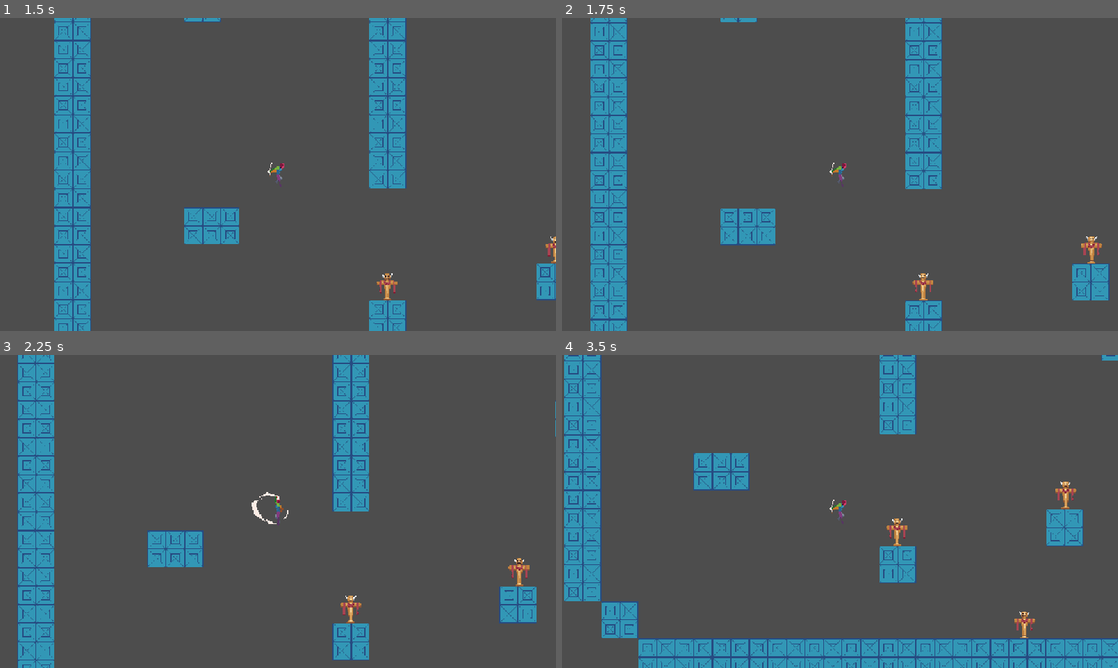
Above: before the commit, frames 1-4 (two rows, left to right).
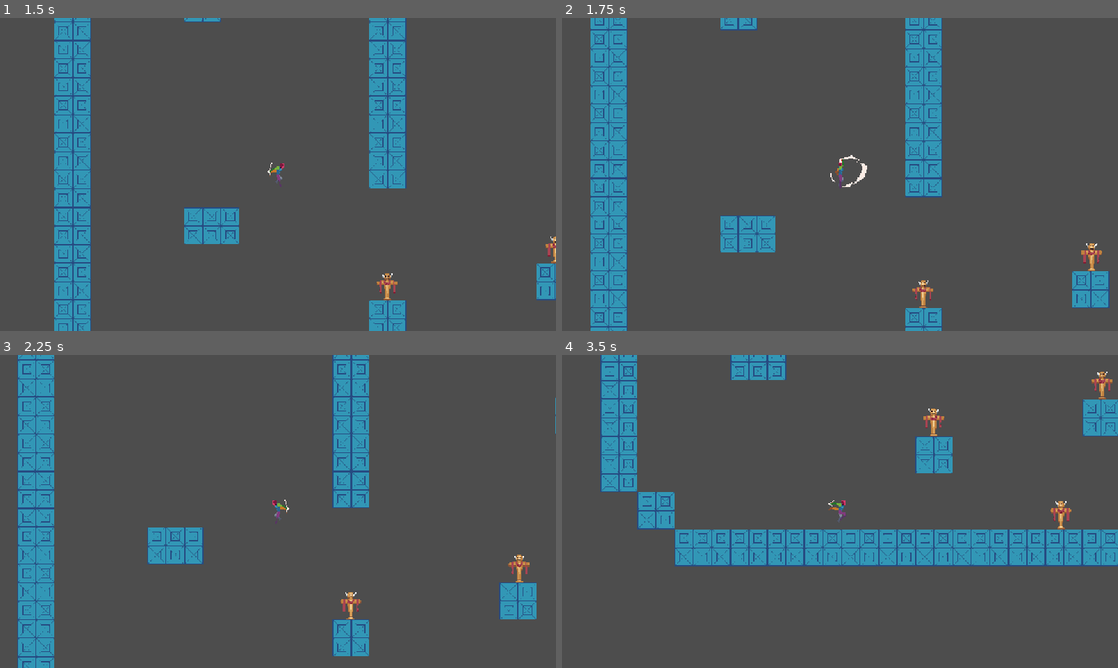
Above: after the commit, the same moments.

Repository: jbradlim08/MindBlade
Game: Godot game, scene res://Scene/level.tscn
Two runs of this game, one before a commit and one after it. Both use one fixed random seed, a clock stepped at 60 frames per second and the inputs below.
Inputs (mouse positions are in pixels of both pictures, inside the frame that each line leads up to):
- Up to frame 1 (1.5 s): tap Enter at 0.5 s; move the mouse to (400, 158) at 0.52 s; hold D (right) from 0.53 s (still down); click (400, 158) at 0.6 s; tap Space (jump) at 0.77, 0.8, 1.07, 1.35 s; move the mouse to (166, 190) at 1.27 s
- Up to frame 2 (1.75 s): keep holding D (right); tap Space (jump) at 1.52 s; click (728, 190) at 1.55 s
- Up to frame 3 (2.25 s): tap Space (jump) at 1.82 s; move the mouse to (333, 442) at 2.02 s; release D (right) at 2.03 s; hold A (left) from 2.03 s (still down); click (333, 442) at 2.1 s
- Up to frame 4 (3.5 s): tap Space (jump) at 2.3, 3.02, 3.32 s; move the mouse to (812, 574) at 2.77 s; release A (left) at 2.78 s; hold D (right) from 2.78 s (still down); tap Middle mouse button (middle-mouse) at 2.85 s; click (812, 574) at 3.05 s

Frame 1 is identical in both runs. In frame 2, 5.4% of the frame differs, in the area x 5-99%, y 0-100%; in frame 3, 4.4%; in frame 4, 34%, in the area x 0-100%, y 0-100%.

Commit message:
Add some code to the handle_fall() function, so the jump attack transition won't be cut off by subsequent action

Diff:
--- a/character/base_player.gd
+++ b/character/base_player.gd
@@ -84,7 +84,7 @@
 			SignalManager.on_jump_on_air.emit(global_position)
 
 	# Release early = shorter jump
-	if Input.is_action_just_released("jump") and velocity.y < 0.0:
+	if Input.is_action_just_released("jump") and velocity.y < 0.0 and not is_jump_attack:
 		velocity.y *= jump_cut_multiplier
 
 func reset_jump() -> void:
@@ -93,7 +93,7 @@
 		can_jump_attack = true
 
 func handle_fall() -> void:
-	if Input.is_action_just_pressed("down") and not is_on_floor():
+	if Input.is_action_just_pressed("down") and not is_on_floor() and cur_state != PlayerState.JUMP_ATTACK:
 		velocity.y = fall_velocity
 
 func handle_movement() -> void:
@@ -146,7 +146,7 @@
 			if can_jump_attack:
 				set_state(PlayerState.JUMP_ATTACK)
 
-	if Input.is_action_just_released("left-click") and not is_on_floor():
+	if Input.is_action_just_released("left-click") and not is_on_floor() and cur_state != PlayerState.FALL:
 		velocity.y *= jump_cut_multiplier
 
 
@@ -195,6 +195,7 @@
 
 func jump_attack() -> void:
 	is_jump_attack = true
+	can_jump_attack = false
 	anim.play("jump_attack")
 	velocity.y = jump_velocity * 0.9
 
@@ -216,5 +217,3 @@
 func _on_animation_finished(anim_name) -> void:
 	if anim_name == "attack_01" or anim_name == "attack_02":
 		is_attacking = false
-	if anim_name == "jump_attack":
-		can_jump_attack = false
